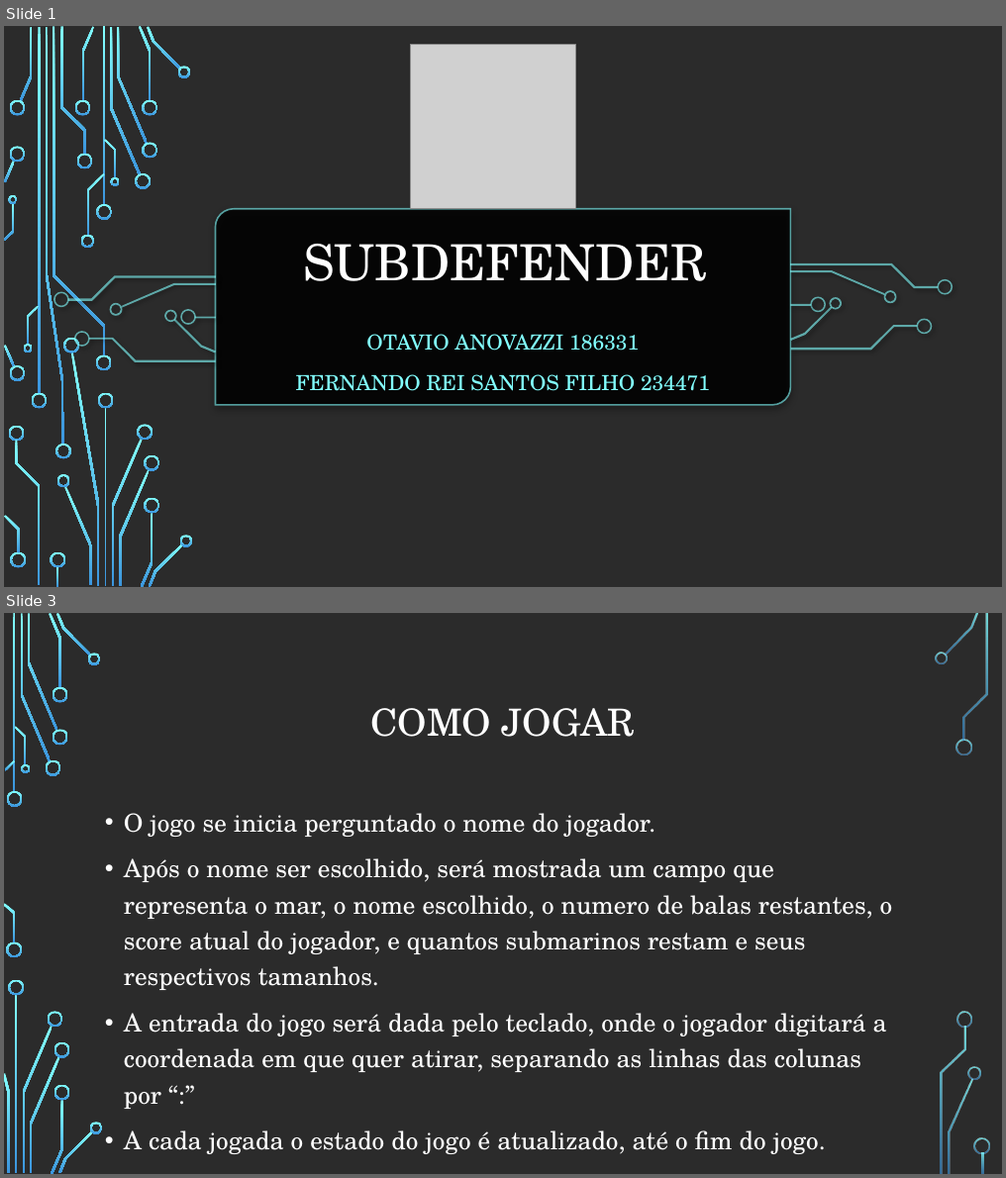
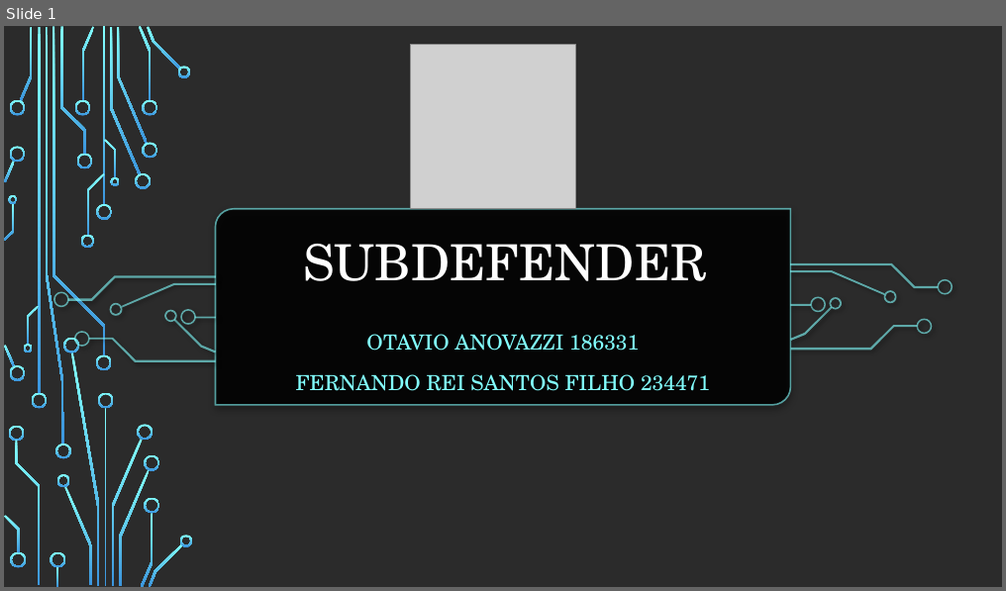
Before and after one commit to anovazzi1/SubDefender, a slide deck: assets/SUBDEFENDER.pptx. Shown one above the other, each under a label of ours: slides 1 and 3 before the commit, slide 1 after it; the slides between them are not shown. The pictures are 1006x1178 and 1006x591 pixels, drawn with LibreOffice and Linux fonts; fonts in the diff are those of the drawing; grey boxes stand for pictures; background and template pictures are left out; a plain dark background stands for a picture behind light text. Boxes give left, top, right and bottom in pixels: in the first picture for what was removed or moved away, otherwise in the second. Text is boxed around its words. In the diff, an @@ line names an element or a change of style, - is before the commit and + after.

Commit message:
Jogo Concluido

```diff
--- a/assets/SUBDEFENDER.pptx
+++ b/assets/SUBDEFENDER.pptx
@@ slide 3 removed at bbox=[4, 613, 1002, 1174], background picture (left out) @@
@@ title removed at bbox=[371, 708, 635, 737] @@
-COMO JOGAR
@@ text removed at bbox=[124, 813, 893, 1155] @@
-• O jogo se inicia perguntado o nome do jogador.
-• Após o nome ser escolhido, será mostrada um campo que representa o mar, o nome escolhido, o numero de balas restantes, o score atual do jogador, e quantos submarinos restam e seus respectivos tamanhos.
-• A entrada do jogo será dada pelo teclado, onde o jogador digitará a coordenada em que quer atirar, separando as linhas das colunas por “:”
-• A cada jogada o estado do jogo é atualizado, até o fim do jogo.
@@ group removed at bbox=[4, 613, 990, 1174]: 33 freeform shapes, 3 rectangles @@
```
Also in this commit, not shown: 1 slide changed, 4 slides added, 3 other slides removed, 22 other files.
